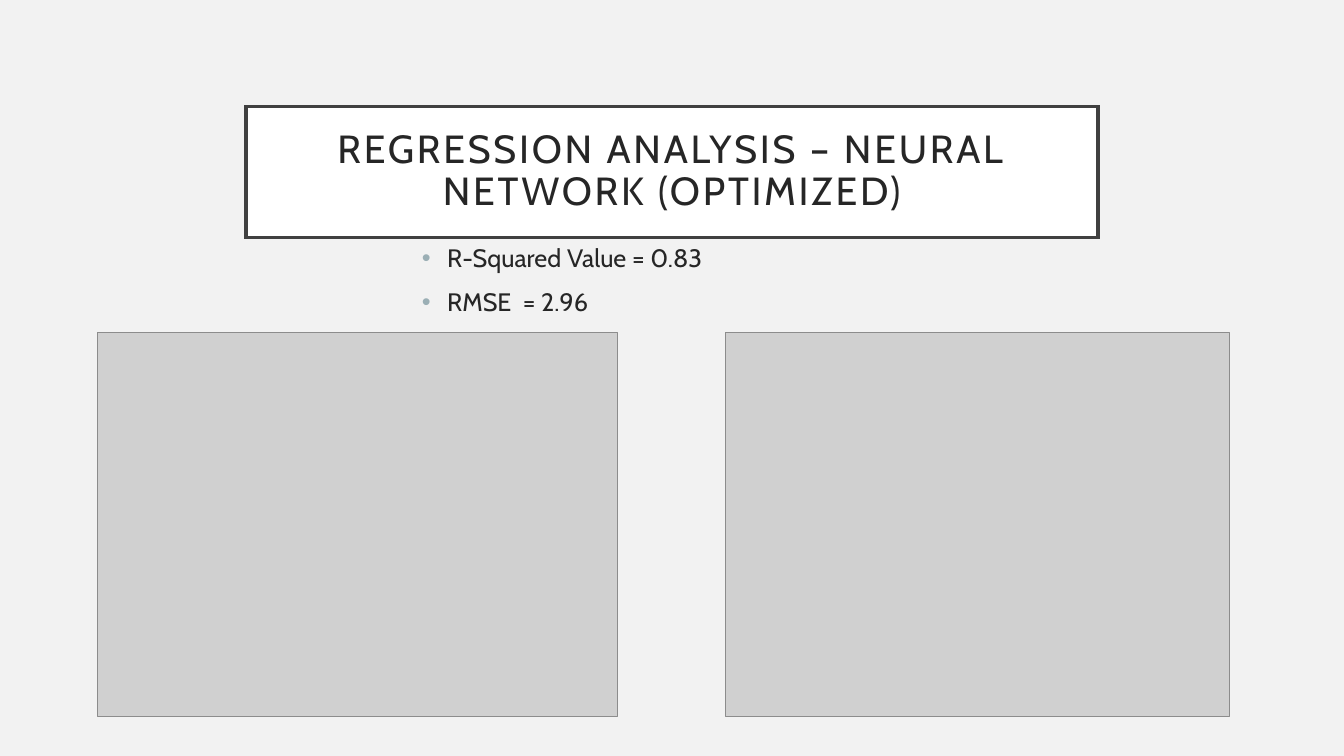
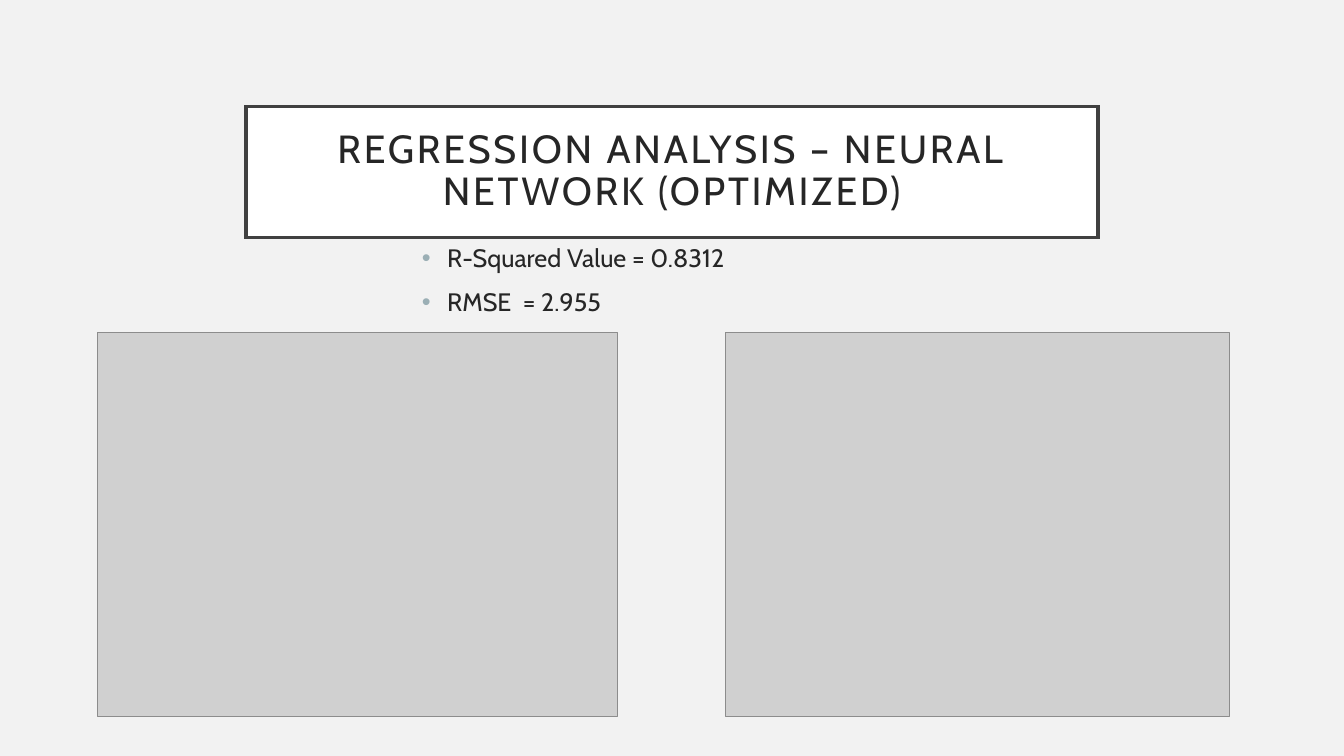
Before and after one commit to saganaga/Obesity-Prediction-Model, a slide deck: slide 11 of ObesityRiskFactors.pptx. Drawn at 1344x756 pixels with LibreOffice and Linux fonts; fonts in the diff are those of the drawing; grey boxes stand for pictures. Boxes give left, top, right and bottom in pixels: in the first picture for what was removed or moved away, otherwise in the second. Text is boxed around its words. In the diff, an @@ line names an element or a change of style, - is before the commit and + after.

Commit message:
updated powerpoint with optimization values

```diff
--- a/ObesityRiskFactors.pptx
+++ b/ObesityRiskFactors.pptx
@@ text at box(447, 248, 724, 312): text changed @@
-• R-Squared Value = 0.83
-• RMSE = 2.96
+• R-Squared Value = 0.8312
+• RMSE = 2.955
```
Also in this commit, not shown: 2 other slides changed.
